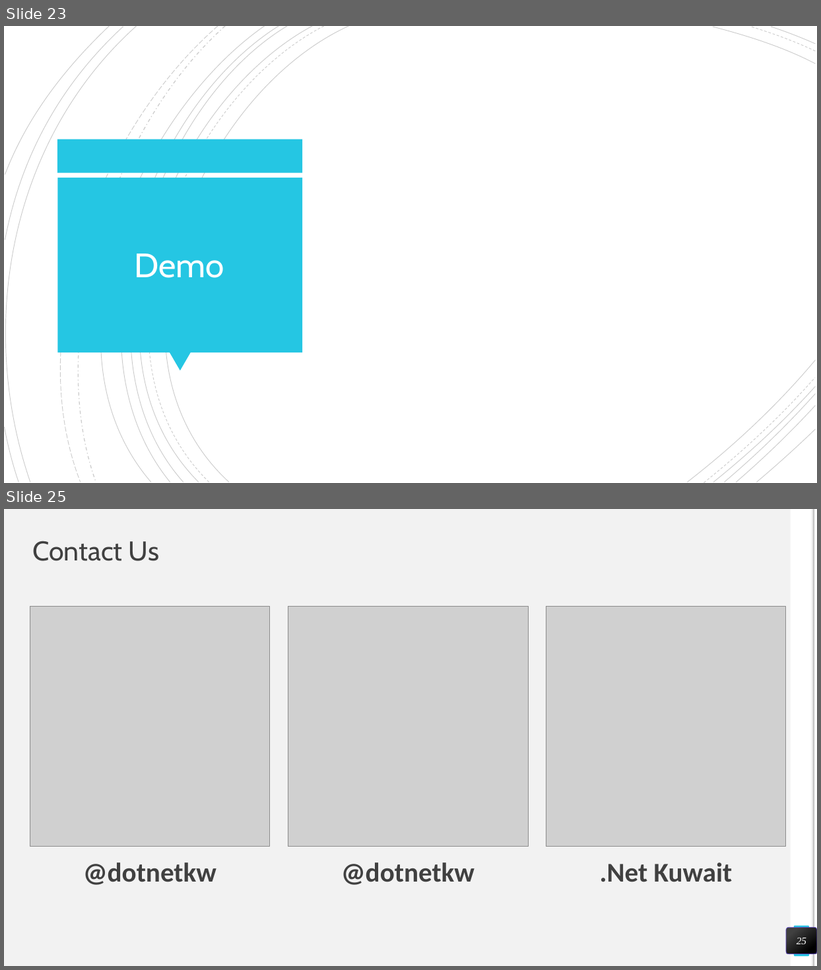
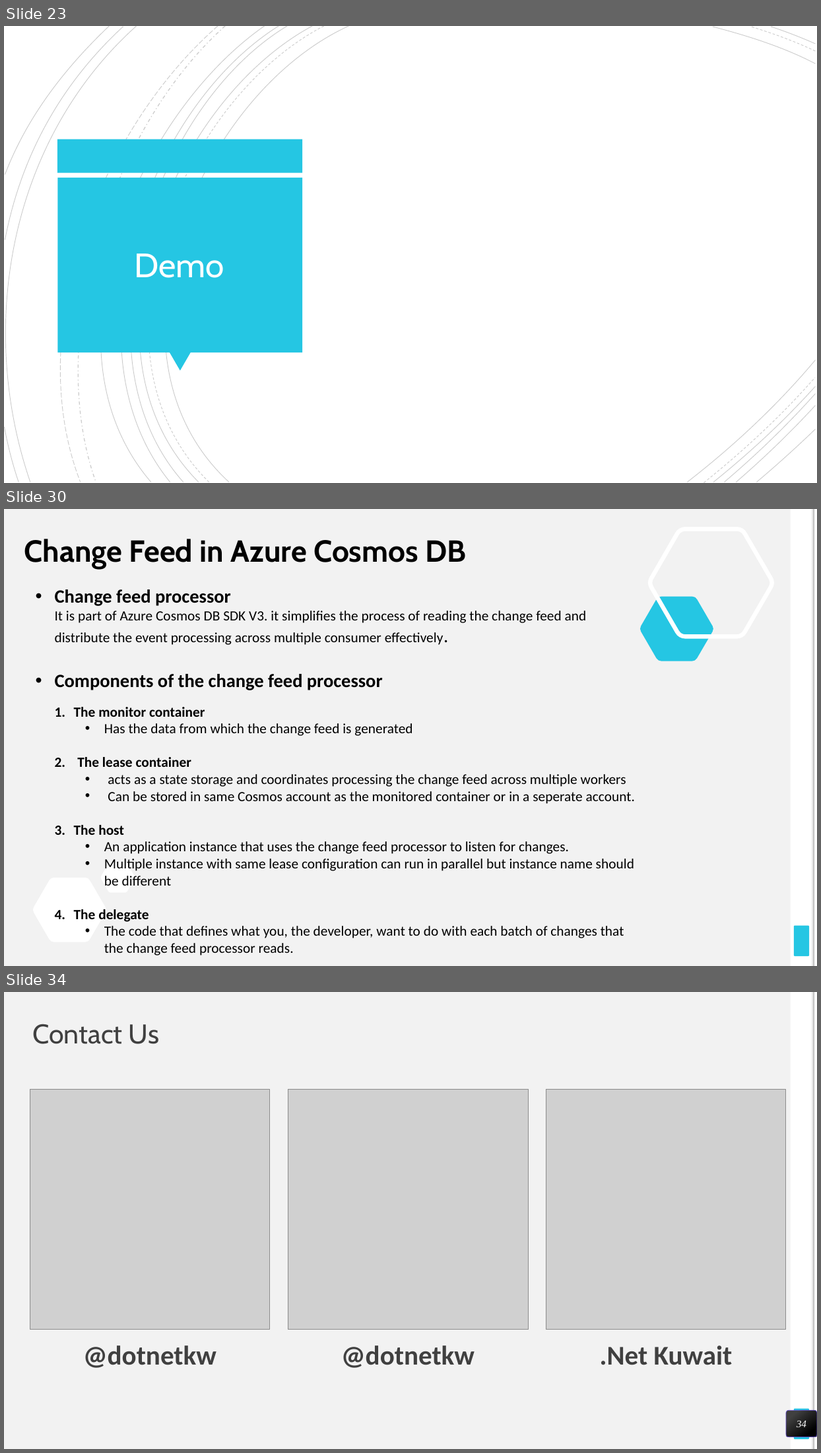
Before and after one commit to miroprocessor/azure-kuwait, a slide deck: 4- Intro to Azure Cosmos DB/Intro to Azure Cosmos DB.pptx. Shown one above the other, each under a label of ours: slides 23 and 25 before the commit, slides 23, 30 and 34 after it; the slides between them are not shown. The pictures are 821x970 and 821x1453 pixels, drawn with LibreOffice and Linux fonts; fonts in the diff are those of the drawing; grey boxes stand for pictures. Boxes give left, top, right and bottom in pixels: in the first picture for what was removed or moved away, otherwise in the second. Text is boxed around its words. In the diff, an @@ line names an element or a change of style, - is before the commit and + after.

Commit message:
add slides for TTL and Change Feed

```diff
--- a/4- Intro to Azure Cosmos DB/Intro to Azure Cosmos DB.pptx
+++ b/4- Intro to Azure Cosmos DB/Intro to Azure Cosmos DB.pptx
@@ slide 30 added at [4, 509, 817, 966], background #F2F2F2; not listed: 5 template elements that a slide beside it also shows @@
@@ title added at [24, 539, 466, 569], 36 pt, text #000000, bold @@
+Change Feed in Azure Cosmos DB
@@ freeform shape added at [650, 529, 773, 636], outline #FFFFFF 5 pt @@
@@ text added at [55, 590, 635, 956], 16.6 pt, text #000000 @@
+  • Change feed processor
+  It is part of Azure Cosmos DB SDK V3. it simplifies the process of reading the change feed and distribute the event processing across multiple consumer effectively.
+  • Components of the change feed processor
+  1. The monitor container
+    • Has the data from which the change feed is generated
+  2. The lease container
+    • acts as a state storage and coordinates processing the change feed across multiple workers
+    • Can be stored in same Cosmos account as the monitored container or in a seperate account.
+  3. The host
+    • An application instance that uses the change feed processor to listen for changes.
+    • Multiple instance with same lease configuration can run in parallel but instance name should be different
+  4. The delegate
+    • The code that defines what you, the developer, want to do with each batch of changes that the change feed processor reads.
@@ freeform shape added at [640, 597, 714, 661], fill #25C6E3 @@
@@ freeform shape added at [101, 863, 135, 892], fill #FFFFFF @@
@@ freeform shape added at [32, 878, 106, 943], fill #FFFFFF @@
@@ what was slide 25 is now slide 34 @@
@@ page number at [797, 1421, 807, 1428]: text changed @@
-25
+34
```
Also in this commit, not shown: 2 slides changed, 8 other slides added, 2 other files.
